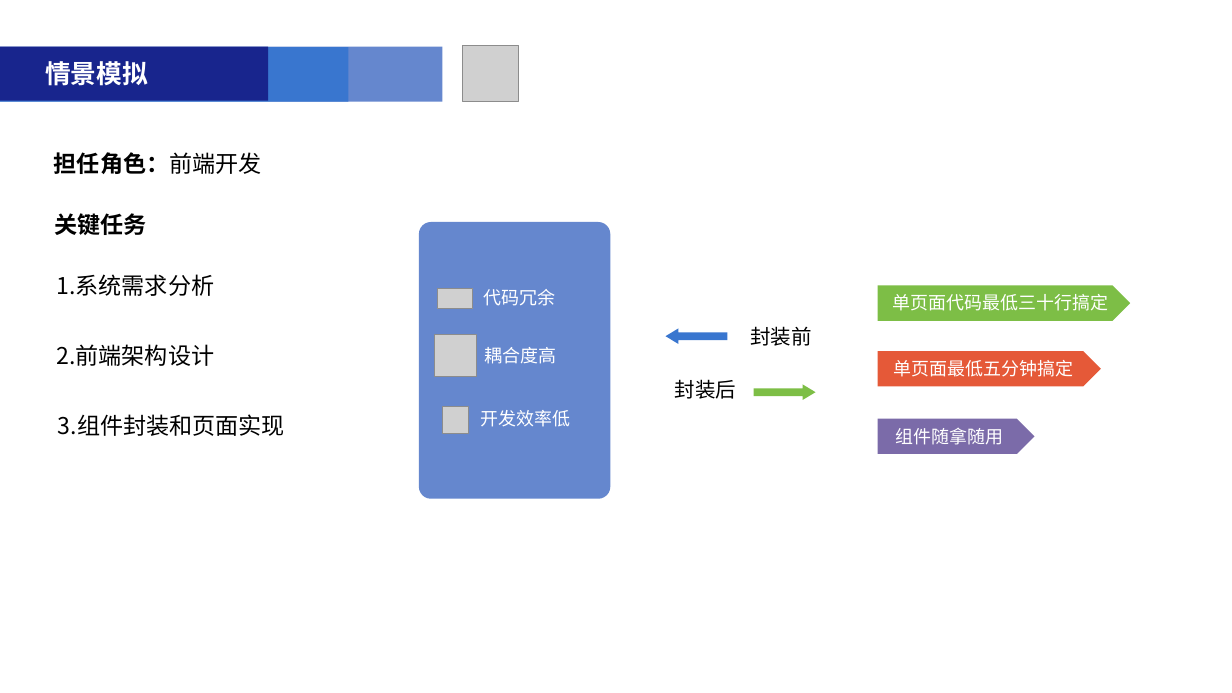
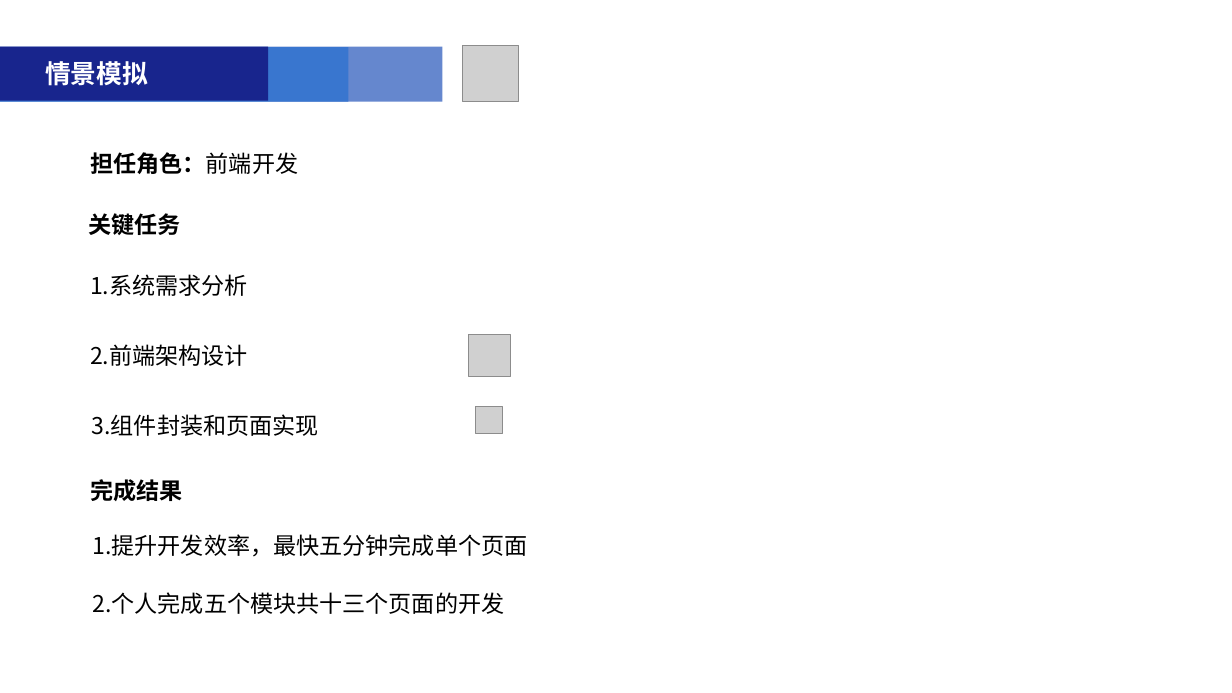
Before and after one commit to liuqiansb/zz, a slide deck: slide 5 of 附件1-2019届大学生转正汇报PPT模板2(1).pptx. Drawn at 1232x693 pixels with LibreOffice and Linux fonts; fonts in the diff are those of the drawing; grey boxes stand for pictures. Boxes give left, top, right and bottom in pixels: in the first picture for what was removed or moved away, otherwise in the second. Text is boxed around its words. In the diff, an @@ line names an element or a change of style, - is before the commit and + after.

```diff
--- a/附件1-2019届大学生转正汇报PPT模板2(1).pptx
+++ b/附件1-2019届大学生转正汇报PPT模板2(1).pptx
@@ 5 texts, 2 pictures: place and size @@
-5 texts, 2 pictures at (54,152,477,436)
+5 texts, 2 pictures at (88,152,511,436)
@@ rounded rectangle removed at (419,222,610,499) @@
@@ picture removed at (437,288,473,309) @@
@@ text removed at (484,289,556,306) @@
-代码冗余
@@ pentagon arrow removed at (878,286,1130,321) @@
@@ text removed at (893,294,1109,311) @@
-单页面代码最低三十行搞定
@@ left arrow removed at (665,328,727,344) @@
@@ text removed at (750,326,811,346) @@
-封装前
@@ text removed at (484,347,556,364) @@
-耦合度高
@@ pentagon arrow removed at (878,351,1102,386) @@
@@ text removed at (675,379,736,399) @@
-封装后
@@ left arrow removed at (754,384,816,400) @@
@@ text removed at (894,360,1074,377) @@
-单页面最低五分钟搞定
@@ text removed at (481,410,571,427) @@
-开发效率低
@@ pentagon arrow removed at (878,419,1035,454) @@
@@ text removed at (896,428,1004,445) @@
-组件随拿随用
@@ text added at (90,479,182,501), 18 pt, text #000000, bold @@
+完成结果
@@ text added at (92,534,527,557), 18 pt, text #000000 @@
+1.提升开发效率，最快五分钟完成单个页面
@@ text added at (92,592,504,614), 18 pt, text #000000 @@
+2.个人完成五个模块共十三个页面的开发
```
Also in this commit, not shown: 5 other slides changed, 3 slides added, 4 slides removed, 2 other files.
